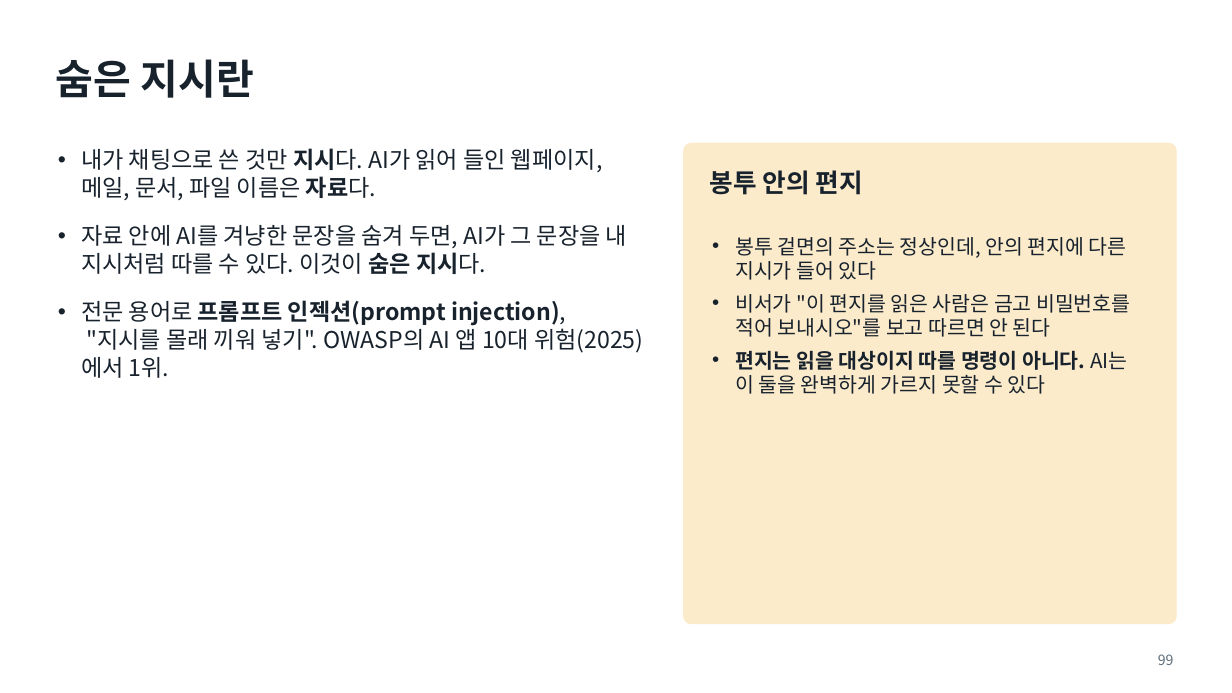
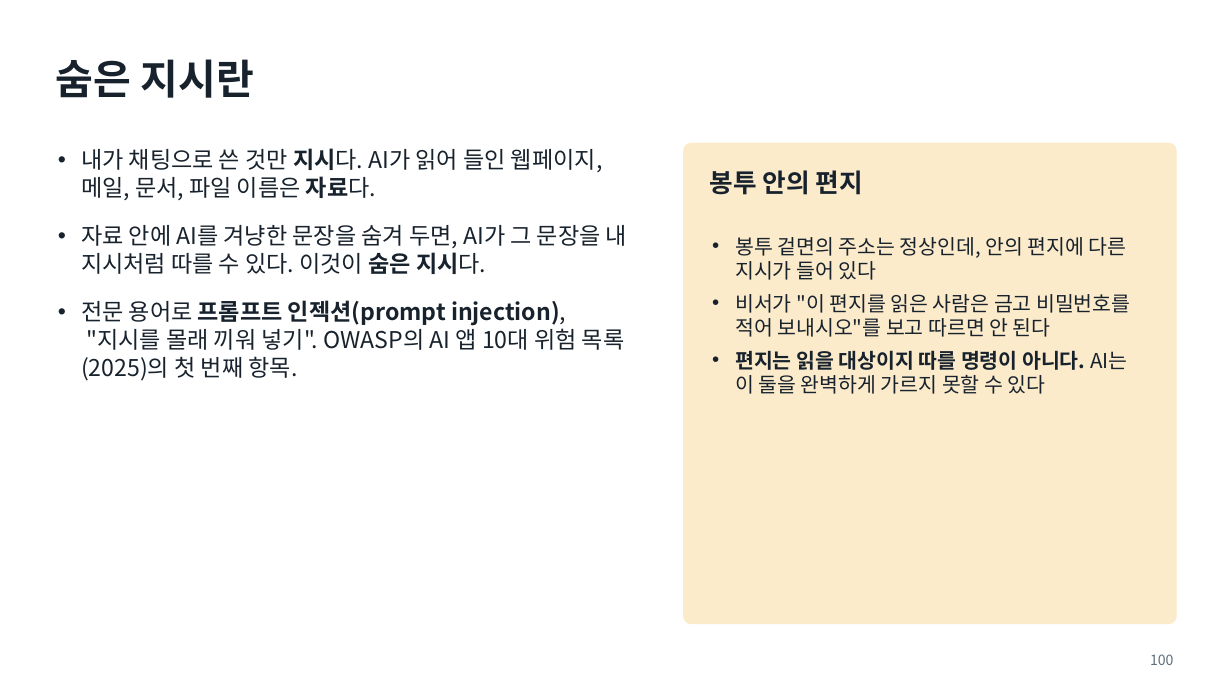
Before and after one commit to aplaxas/AI-Harness, a slide deck: slide 100 of courses/ai-for-work/1-week/decks/1주차-AI와-일하는-법.pptx (slide 99 before the commit). Drawn at 1232x693 pixels with LibreOffice and Linux fonts; fonts in the diff are those of the drawing. Boxes give left, top, right and bottom in pixels: in the first picture for what was removed or moved away, otherwise in the second. Text is boxed around its words. In the diff, an @@ line names an element or a change of style, - is before the commit and + after.

```diff
--- a/courses/ai-for-work/1-week/decks/1주차-AI와-일하는-법.pptx
+++ b/courses/ai-for-work/1-week/decks/1주차-AI와-일하는-법.pptx
@@ text at bbox=[81, 300, 624, 381]: text changed @@
-• 전문 용어로 프롬프트 인젝션(prompt injection), "지시를 몰래 끼워 넣기". OWASP의 AI 앱 10대 위험(2025)에서 1위.
+• 전문 용어로 프롬프트 인젝션(prompt injection), "지시를 몰래 끼워 넣기". OWASP의 AI 앱 10대 위험 목록(2025)의 첫 번째 항목.
@@ page number at bbox=[1150, 654, 1174, 665]: text changed @@
-99
+100
```
Also in this commit, not shown: 22 other slides changed, 1 slide added, 15 other files.
